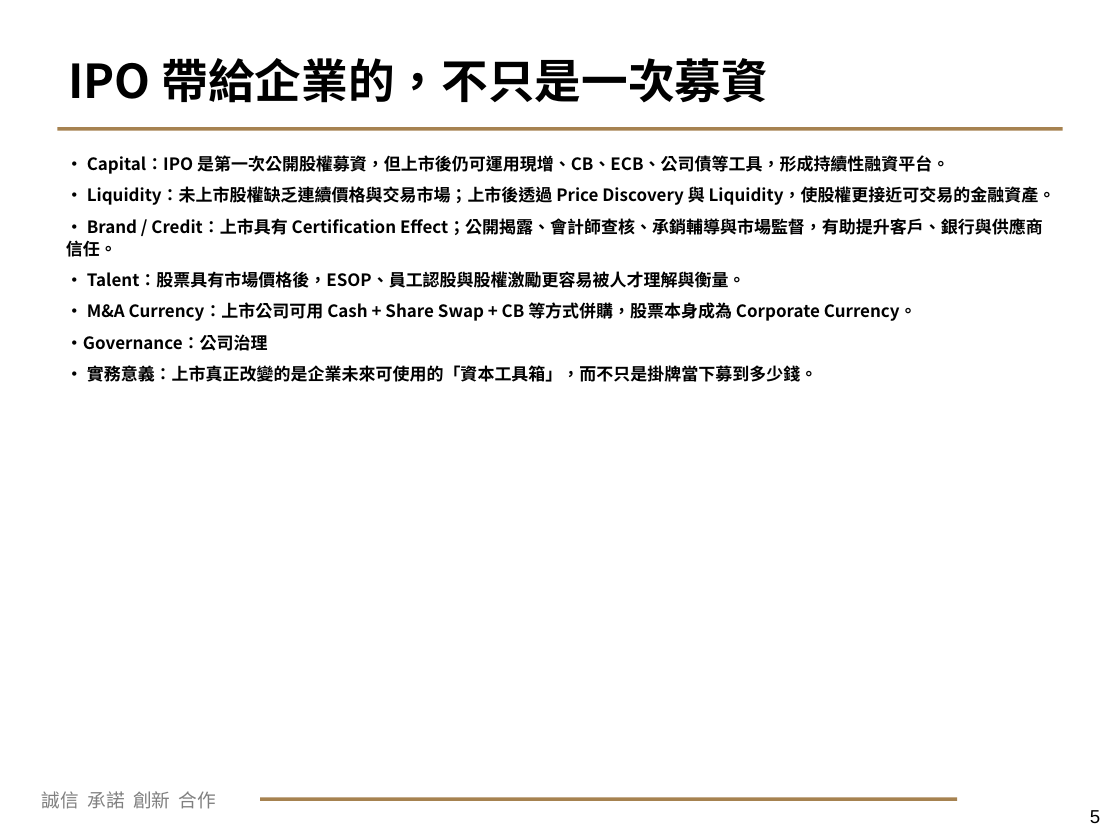
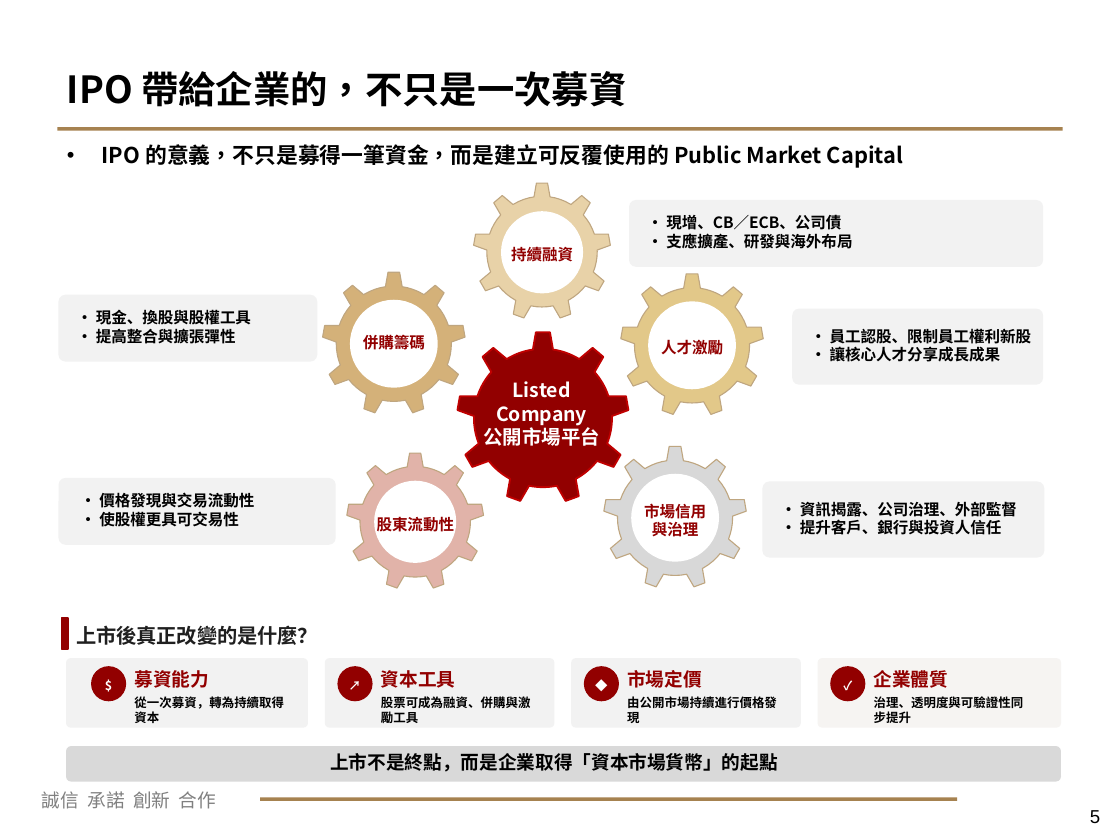
Before and after one commit to enchanting510075-web/AAA, a slide deck: slide 5 of Founders Luncheon Presentation_從新創到上市公司.pptx. Drawn at 1120x840 pixels with LibreOffice and Linux fonts; fonts in the diff are those of the drawing; background and template pictures are left out. Boxes give left, top, right and bottom in pixels: in the first picture for what was removed or moved away, otherwise in the second. Text is boxed around its words. In the diff, an @@ line names an element or a change of style, - is before the commit and + after.

```diff
--- a/Founders Luncheon Presentation_從新創到上市公司.pptx
+++ b/Founders Luncheon Presentation_從新創到上市公司.pptx
@@ text "IPO 帶給企業的，不只是一次募資": place and size @@
-text "IPO 帶給企業的，不只是一次募資" at [68,58,768,103]
+text "IPO 帶給企業的，不只是一次募資" at [67,71,626,107]
@@ text "IPO 帶給企業的，不只是一次募資" at [67,71,626,107]: size 30 to 24 pt @@
@@ text added at [102,144,903,168], 14 pt, text #000000, bold @@
+• IPO 的意義，不只是募得一筆資金，而是建立可反覆使用的 Public Market Capital
@@ text removed at [66,155,1056,382] @@
-• Capital：IPO 是第一次公開股權募資，但上市後仍可運用現增、CB、ECB、公司債等工具，形成持續性融資平台。
-• Liquidity：未上市股權缺乏連續價格與交易市場；上市後透過 Price Discovery 與 Liquidity，使股權更接近可交易的金融資產。
-• Brand / Credit：上市具有 Certification Effect；公開揭露、會計師查核、承銷輔導與市場監督，有助提升客戶、銀行與供應商信任。
-• Talent：股票具有市場價格後，ESOP、員工認股與股權激勵更容易被人才理解與衡量。
-• M&A Currency：上市公司可用 Cash + Share Swap + CB 等方式併購，股票本身成為 Corporate Currency。
-•Governance：公司治理
-• 實務意義：上市真正改變的是企業未來可使用的「資本工具箱」，而不只是掛牌當下募到多少錢。
@@ group added at [58,183,1045,590]: 11 texts, 6 gears, 5 rounded rectangles, 5 ellipses @@
+Listed
+Company
+公開市場平台
+• 現增、CB／ECB、公司債
+• 支應擴產、研發與海外布局
+持續融資
+• 現金、換股與股權工具
+• 提高整合與擴張彈性
+併購籌碼
+• 員工認股、限制員工權利新股
+• 讓核心人才分享成長成果
+人才激勵
+• 價格發現與交易流動性
+• 使股權更具可交易性
+股東流動性
+• 資訊揭露、公司治理、外部監督
+• 提升客戶、銀行與投資人信任
+市場信用
+與治理
@@ rectangle added at [62,618,68,650], fill #920000, outline #920000 1 pt @@
@@ text added at [76,625,318,645], 13 pt, text #1F1F1F, bold @@
+上市後真正改變的是什麼？
@@ rounded rectangle added at [66,659,308,728], fill #F2F2F2 @@
@@ rounded rectangle added at [325,659,554,728], fill #F2F2F2 @@
@@ rounded rectangle added at [571,659,801,728], fill #F2F2F2 @@
@@ rounded rectangle added at [818,659,1061,728], fill #F6F4F2 @@
@@ ellipse added at [92,666,125,700], fill #920000, outline #920000 1 pt @@
@@ text added at [92,681,125,690], 8 pt, text #FFFFFF, bold @@
+$
@@ text added at [134,670,209,688], 12 pt, text #920000, bold @@
+募資能力
@@ ellipse added at [338,666,372,700], fill #920000, outline #920000 1 pt @@
@@ text added at [338,681,372,690], 8 pt, text #FFFFFF, bold @@
+↗
@@ text added at [381,670,456,688], 12 pt, text #920000, bold @@
+資本工具
@@ ellipse added at [585,666,618,700], fill #920000, outline #920000 1 pt @@
@@ text added at [585,681,618,690], 8 pt, text #FFFFFF, bold @@
+◆
@@ text added at [627,670,702,688], 12 pt, text #920000, bold @@
+市場定價
@@ ellipse added at [831,666,865,700], fill #920000, outline #920000 1 pt @@
@@ text added at [831,681,865,690], 8 pt, text #FFFFFF, bold @@
+✓
@@ text added at [874,670,949,688], 12 pt, text #920000, bold @@
+企業體質
@@ text added at [134,696,284,723], 8 pt, text #000000, bold @@
+從一次募資，轉為持續取得資本
@@ text added at [381,696,531,723], 8 pt, text #000000, bold @@
+股票可成為融資、併購與激勵工具
@@ text added at [627,696,777,726], 8 pt, text #000000, bold @@
+由公開市場持續進行價格發現
@@ text added at [874,696,1024,723], 8 pt, text #000000, bold @@
+治理、透明度與可驗證性同步提升
@@ rounded rectangle added at [66,746,1061,782], fill #D9D9D9 @@
@@ text added at [330,753,777,772], 12 pt, text #000000, bold @@
+上市不是終點，而是企業取得「資本市場貨幣」的起點
```
Also in this commit, not shown: 5 other slides changed, 1 slide removed.
